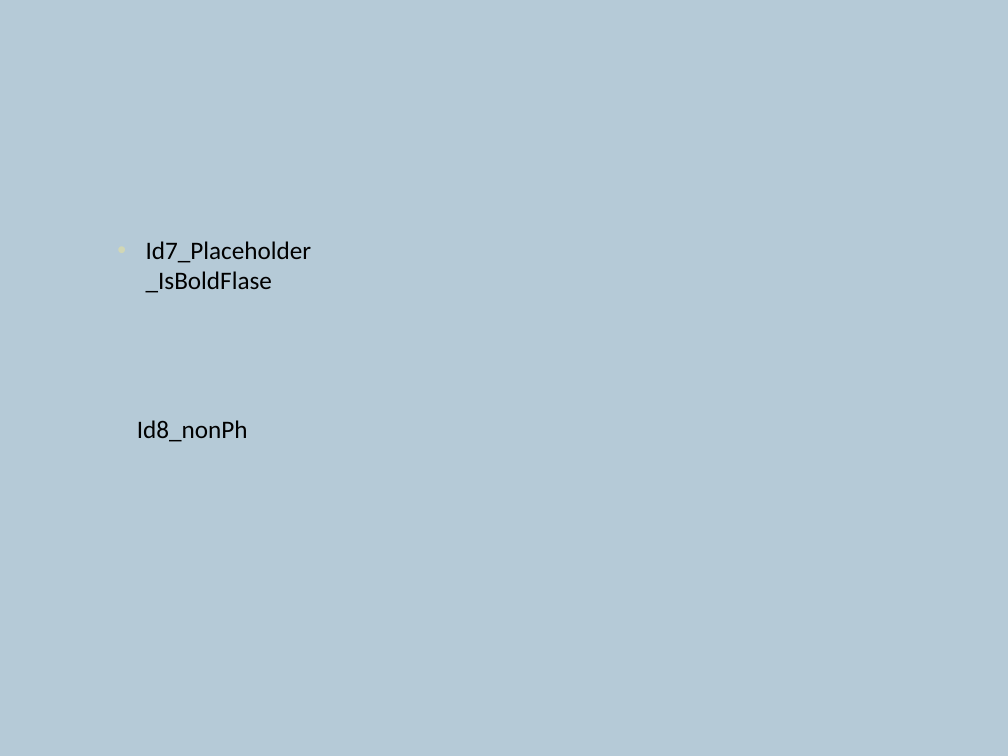
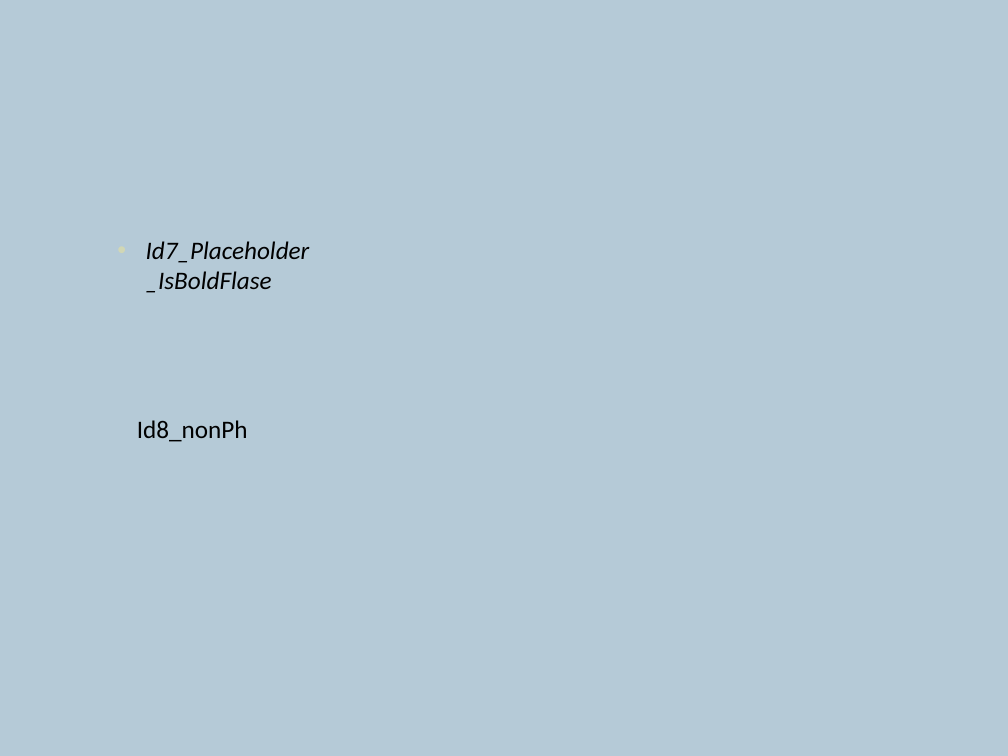
Before and after one commit to ShapeCrawler/ShapeCrawler, a slide deck: slide 3 of ShapeCrawler.Tests.Unit/Resource/020.pptx. Drawn at 1008x756 pixels with LibreOffice and Linux fonts; fonts in the diff are those of the drawing. Boxes give left, top, right and bottom in pixels: in the first picture for what was removed or moved away, otherwise in the second. Text is boxed around its words. In the diff, an @@ line names an element or a change of style, - is before the commit and + after.

```diff
--- a/ShapeCrawler.Tests.Unit/Resource/020.pptx
+++ b/ShapeCrawler.Tests.Unit/Resource/020.pptx
@@ text "Id7_Placeholder_IsBoldFlase" at (x1=146, y1=241, x2=310, y2=293): italic on @@
```
Also in this commit, not shown: 1 other slide changed, 15 other files.
